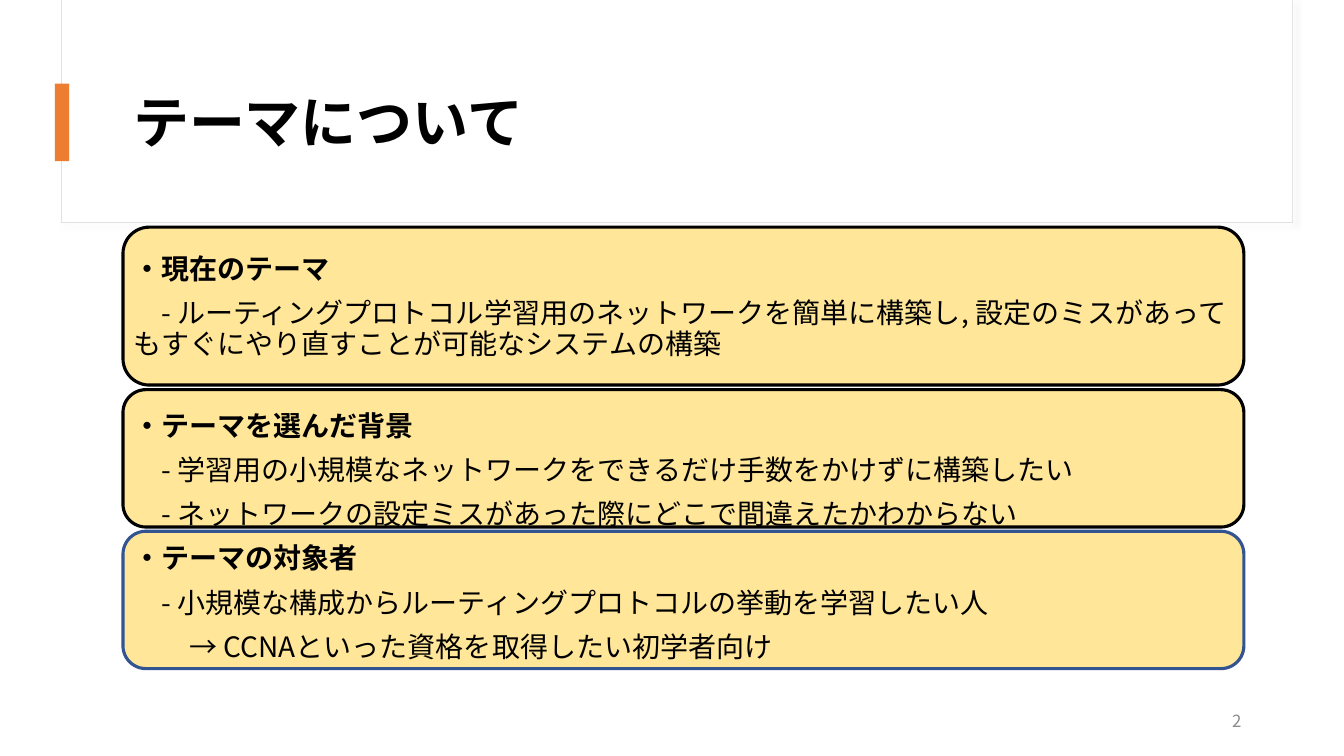
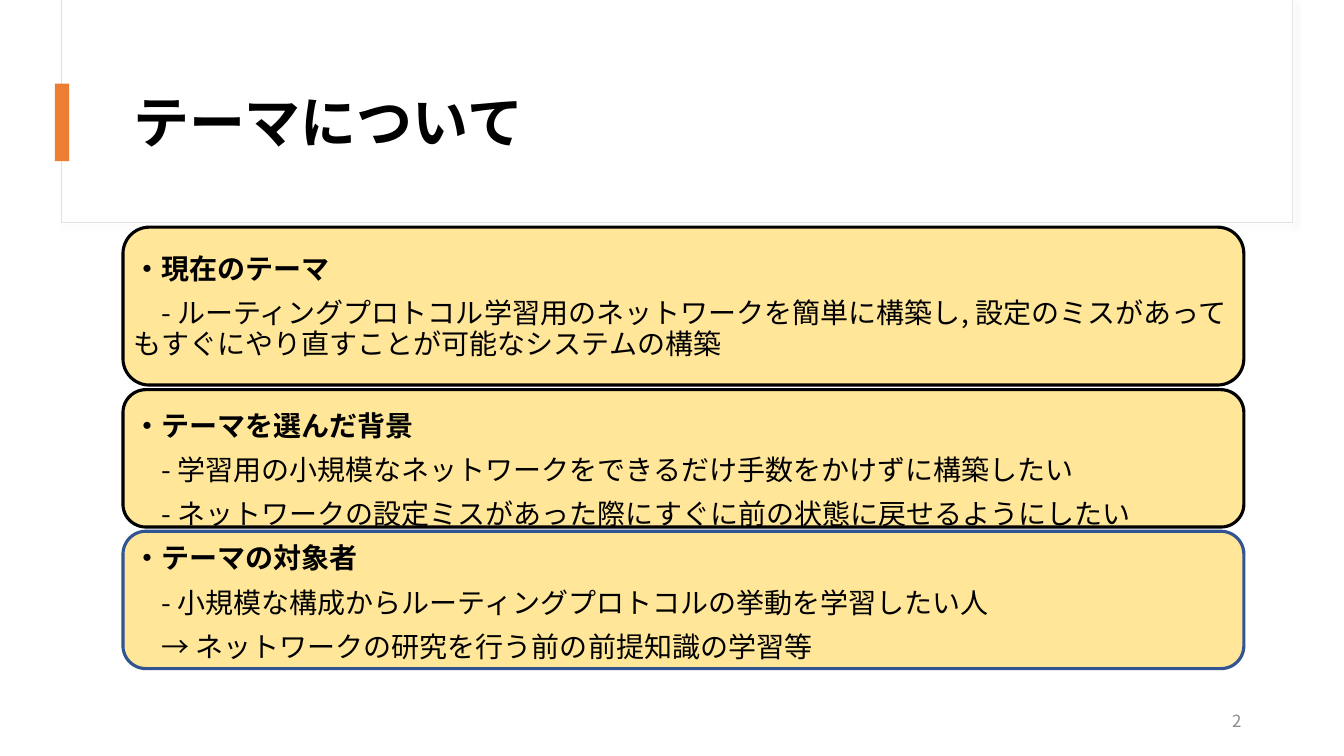
Before and after one commit to OOL2020-goodluckfanfield/Document, a slide deck: slide 2 of ool2020_middle_report_volume３_10_25 .pptx. Drawn at 1344x756 pixels with LibreOffice and Linux fonts; fonts in the diff are those of the drawing. Boxes give left, top, right and bottom in pixels: in the first picture for what was removed or moved away, otherwise in the second. Text is boxed around its words. In the diff, an @@ line names an element or a change of style, - is before the commit and + after.

Commit message:
slide add

```diff
--- a/ool2020_middle_report_volume３_10_25 .pptx
+++ b/ool2020_middle_report_volume３_10_25 .pptx
@@ text at <box>177,500,1131,532</box>: text changed @@
-- ネットワークの設定ミスがあった際にどこで間違えたかわからない
+- ネットワークの設定ミスがあった際にすぐに前の状態に戻せるようにしたい
@@ text at <box>195,633,812,660</box>: text changed @@
-→ CCNAといった資格を取得したい初学者向け
+→ ネットワークの研究を行う前の前提知識の学習等
```
Also in this commit, not shown: 4 other slides changed, 2 slides added, 1 slide removed, 1 other file.
